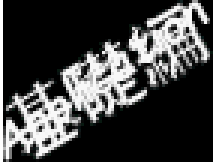
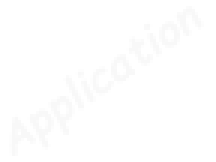
Layered file, before and after one edit (216×162). Changes by layer:
painted on "Application" over bbox(3, 0, 210, 162)
hid "Background copy" over bbox(3, 0, 213, 162)
